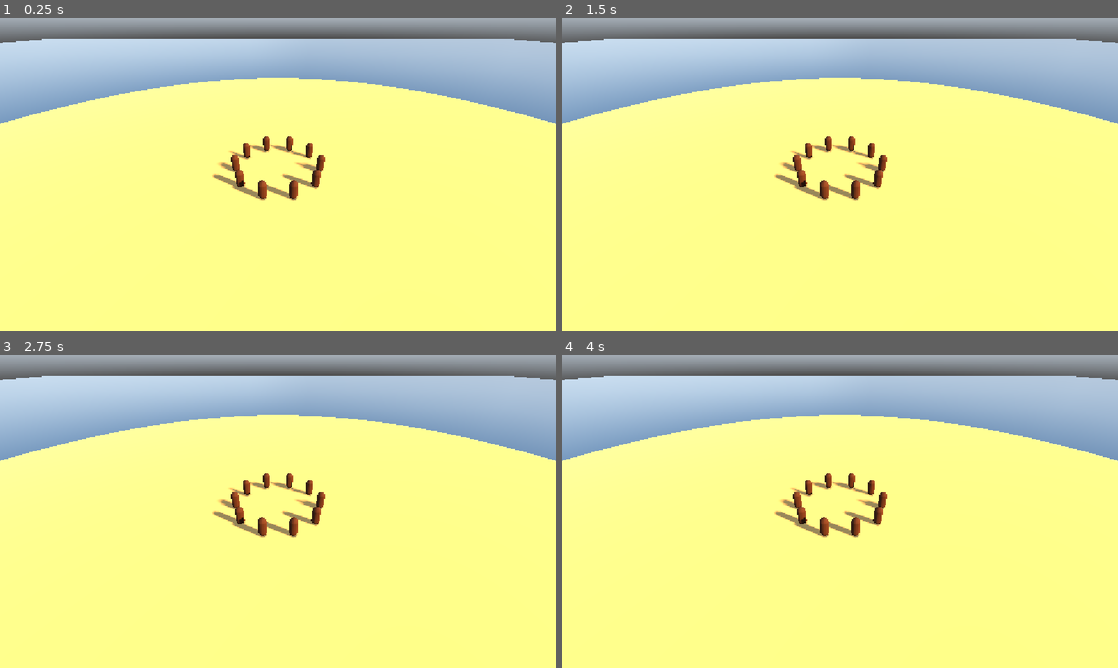
Above: before the commit, frames 1-4 (two rows, left to right).
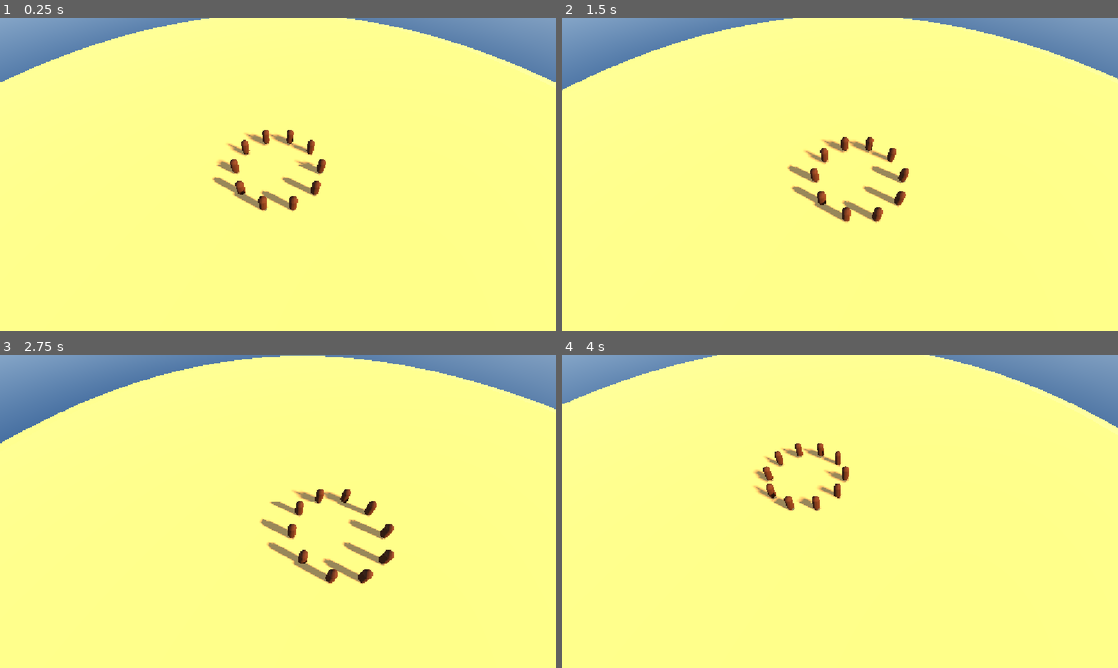
Above: after the commit, the same moments.

Repository: barroapk/faso-kanou
Game: Godot game, scene res://scenes/main.tscn
Same seed, same stepped clock (60 frames per second), same inputs: the game is played once before the commit and once after it. A sky picture missing from this copy of the repository is replaced by a grey-blue gradient.
Inputs (mouse positions are in pixels of both pictures, inside the frame that each line leads up to):
- Up to frame 1 (0.25 s): no input
- Up to frame 2 (1.5 s): tap Enter at 0.5 s; move the mouse to (962, 158) at 0.52 s; click (962, 158) at 0.67 s; tap Space at 1.25 s; drag from (728, 190) to (812, 237) at 1.27 s
- Up to frame 3 (2.75 s): tap Enter at 2 s; move the mouse to (333, 442) at 2.02 s; click (333, 442) at 2.17 s
- Up to frame 4 (4 s): tap Space at 2.75 s; drag from (812, 574) to (673, 464) at 2.77 s; tap Enter at 3.5 s; move the mouse to (1006, 558) at 3.52 s; click (1006, 558) at 3.67 s

The runs differ from the first frame. In frame 1, 26% of the frame differs, in the area x 0-100%, y 0-62%; in frame 2, 27%; in frame 3, 27%, in the area x 0-100%, y 0-74%; in frame 4, 27%.

Commit message:
Caméra de stratégie au doigt

Diff:
--- /dev/null
+++ b/scripts/camera_strategie.gd
@@ -0,0 +1,44 @@
+extends Node3D
+
+const DIST_MIN := 6.0
+const DIST_MAX := 80.0
+const INCLINAISON := 55.0
+const LIMITE_ILE := 40.0
+
+var distance := 20.0
+var camera: Camera3D
+var doigts := {}
+
+func _ready() -> void:
+    camera = Camera3D.new()
+    add_child(camera)
+    _placer_camera()
+
+func _placer_camera() -> void:
+    var angle := deg_to_rad(INCLINAISON)
+    camera.position = Vector3(0, sin(angle) * distance, cos(angle) * distance)
+    camera.look_at(global_position)
+
+func _ecart_doigts() -> float:
+    var p: Array = doigts.values()
+    return p[0].distance_to(p[1])
+
+func _unhandled_input(event: InputEvent) -> void:
+    if event is InputEventScreenTouch:
+        if event.pressed:
+            doigts[event.index] = event.position
+        else:
+            doigts.erase(event.index)
+    elif event is InputEventScreenDrag:
+        if doigts.size() == 2:
+            var avant := _ecart_doigts()
+            doigts[event.index] = event.position
+            var apres := _ecart_doigts()
+            if apres > 0.0:
+                distance = clamp(distance * avant / apres, DIST_MIN, DIST_MAX)
+                _placer_camera()
+        else:
+            doigts[event.index] = event.position
+            var vitesse := distance * 0.0015
+            position.x = clamp(position.x - event.relative.x * vitesse, -LIMITE_ILE, LIMITE_ILE)
+            position.z = clamp(position.z - event.relative.y * vitesse, -LIMITE_ILE, LIMITE_ILE)
--- a/scripts/main.gd
+++ b/scripts/main.gd
@@ -56,10 +56,8 @@
     add_child(ile)
 
 func _creer_camera() -> void:
-    var camera := Camera3D.new()
+    var camera = preload("res://scripts/camera_strategie.gd").new()
     add_child(camera)
-    camera.position = Vector3(0, 12, 16)
-    camera.look_at(Vector3.ZERO)
 
 func _creer_habitants(nombre: int) -> void:
     for i in nombre:
